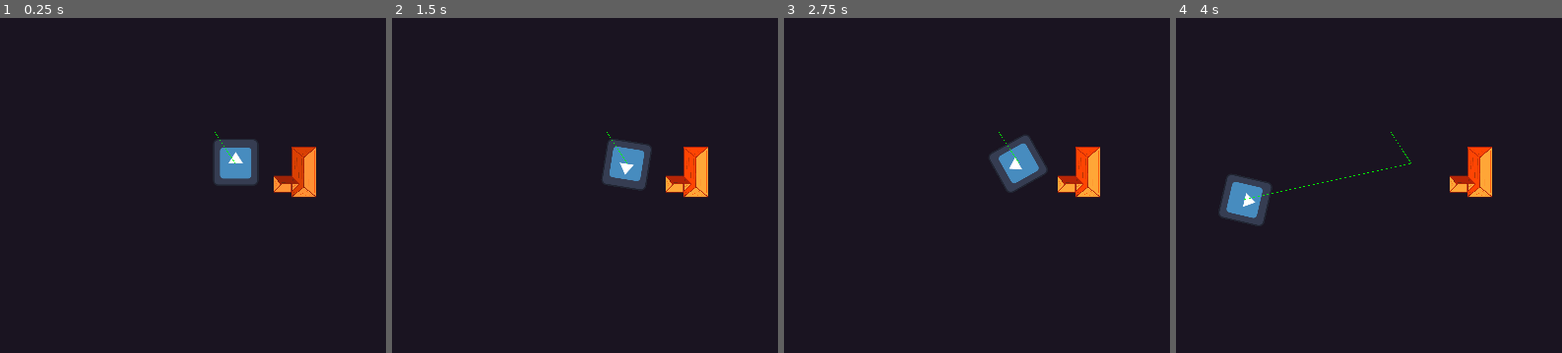
Above: before the commit, frames 1-4 (left to right).
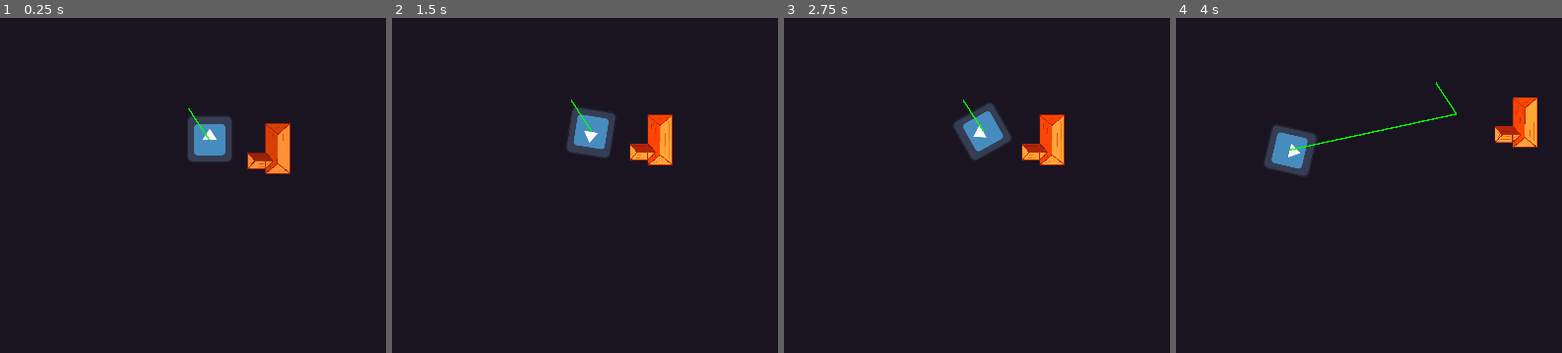
Above: after the commit, the same moments.

Repository: SpyrexDE/BzzBzz
Game: Godot game, scene res://levels/testlvl1.tscn
Two runs of this game, one before a commit and one after it. Both use one fixed random seed, a clock stepped at 60 frames per second and the inputs below. The engine's default icon, where the game draws it, is replaced by a stand-in: a white triangle on a blue panel in a dark square.
Inputs:
- Up to frame 1 (0.25 s): no input
- Up to frame 2 (1.5 s): hold D (steer_right) 0.53-1.28 s; tap Space (interact) at 0.6, 1.35 s; hold A (steer_left) from 1.28 s (still down)
- Up to frame 3 (2.75 s): release A (steer_left) at 2.03 s; hold D (steer_right) from 2.03 s (still down); tap Space (interact) at 2.1 s
- Up to frame 4 (4 s): release D (steer_right) at 2.78 s; hold W (go_forward) 2.78-3.53 s; tap Space (interact) at 2.85, 3.6 s; hold A (steer_left) from 3.53 s (still down)

The runs differ from the first frame. In frame 1, 4.9% of the frame differs, in the area x 48-82%, y 26-54%; in frame 2, 5.1%; in frame 3, 5.2%; in frame 4, 5.6%, in the area x 11-94%, y 19-62%.

Commit message:
fix intersection

Diff:
--- a/levels/testlvl1.tscn
+++ b/levels/testlvl1.tscn
@@ -1,10 +1,13 @@
-[gd_scene load_steps=4 format=3 uid="uid://dahxw88ts6t6k"]
+[gd_scene load_steps=5 format=3 uid="uid://dahxw88ts6t6k"]
 
 [ext_resource type="PackedScene" uid="uid://b1gg5e8kp4384" path="res://robot/robot.tscn" id="1_vcimh"]
+[ext_resource type="Script" path="res://levels/level.gd" id="1_ysstf"]
 [ext_resource type="PackedScene" uid="uid://cswjddao7c7gd" path="res://props/haus.tscn" id="2_qns4n"]
 [ext_resource type="PackedScene" uid="uid://desc5w62oyqfi" path="res://props/connector/connector.tscn" id="3_pgg6y"]
 
-[node name="Testlvl1" type="Node2D"]
+[node name="Testlvl1" type="Node2D" node_paths=PackedStringArray("midpoint")]
+script = ExtResource("1_ysstf")
+midpoint = NodePath("midpoint")
 
 [node name="Robot" parent="." instance=ExtResource("1_vcimh")]
 unique_name_in_owner = true
@@ -14,3 +17,6 @@
 position = Vector2(584, 303)
 
 [node name="Connector" parent="." instance=ExtResource("3_pgg6y")]
+
+[node name="midpoint" type="Node2D" parent="."]
+position = Vector2(371, 238)
--- a/project.godot
+++ b/project.godot
@@ -52,3 +52,4 @@
 [rendering]
 
 environment/defaults/default_clear_color=Color(0.10228, 0.0781511, 0.129688, 1)
+anti_aliasing/quality/msaa_2d=1
--- a/props/connector/connector.gd
+++ b/props/connector/connector.gd
@@ -3,6 +3,7 @@
 var robot
 var last_checkpoint: Vector2
 var checkpoints: Array[Vector2]
+var debug_points: Array[Vector2]
 
 func _ready():
 	checkpoints.append(Vector2(0, 0))
@@ -12,11 +13,27 @@
 
 	var last = checkpoints[0]
 	for checkpoint in checkpoints:
+		#get the point of intersection
 		var intersection = Geometry2D.line_intersects_line(last, (checkpoint - last).normalized(),
 		checkpoints[ - 1], (new_checkpoint - checkpoints[ - 1]).normalized())
 
 		if intersection != null:
-			print(intersection)
+			#check if it is a self intersection
+			if (intersection - checkpoints[- 1]).length() >= 1:
+				#check if intersection is on the line segment
+				var a = last
+				var b = checkpoint - last
+				var c = intersection
+
+				var ac = c - a
+				var bc = b - c
+
+				var x = ac.dot(bc)
+				print("dot prod ", x)
+				if (x > 0):
+					print(intersection)
+					debug_points.append(intersection)
+
 		last = checkpoint
 
 	checkpoints.append(new_checkpoint)
@@ -31,6 +48,9 @@
 func _draw():
 	var last = checkpoints[0]
 	for checkpoint in checkpoints:
-		draw_line(last, checkpoint, Color.GREEN, 3.0)
+		draw_line(last, checkpoint, Color.GREEN, 10.0)
 		last = checkpoint
-	draw_line(checkpoints[ - 1], robot.position, Color.GREEN, 3.0)
+	draw_line(checkpoints[ - 1], robot.position, Color.GREEN, 10.0)
+
+	for debug_point in debug_points:
+		draw_circle(debug_point, 10, Color.RED)
